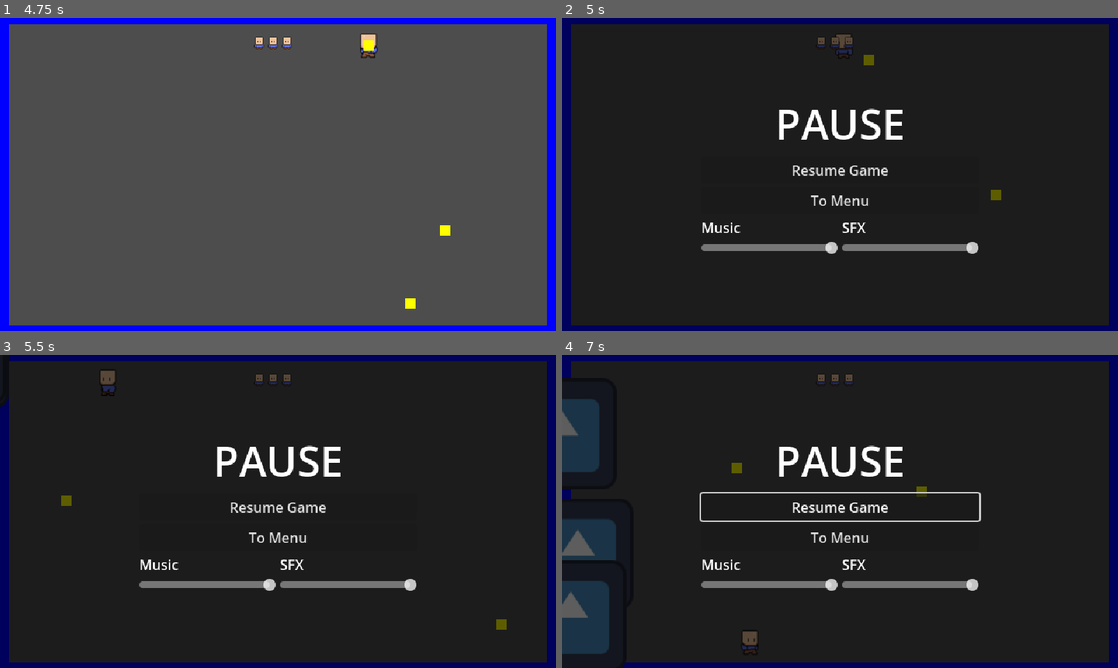
Above: before the commit, frames 1-4 (two rows, left to right).
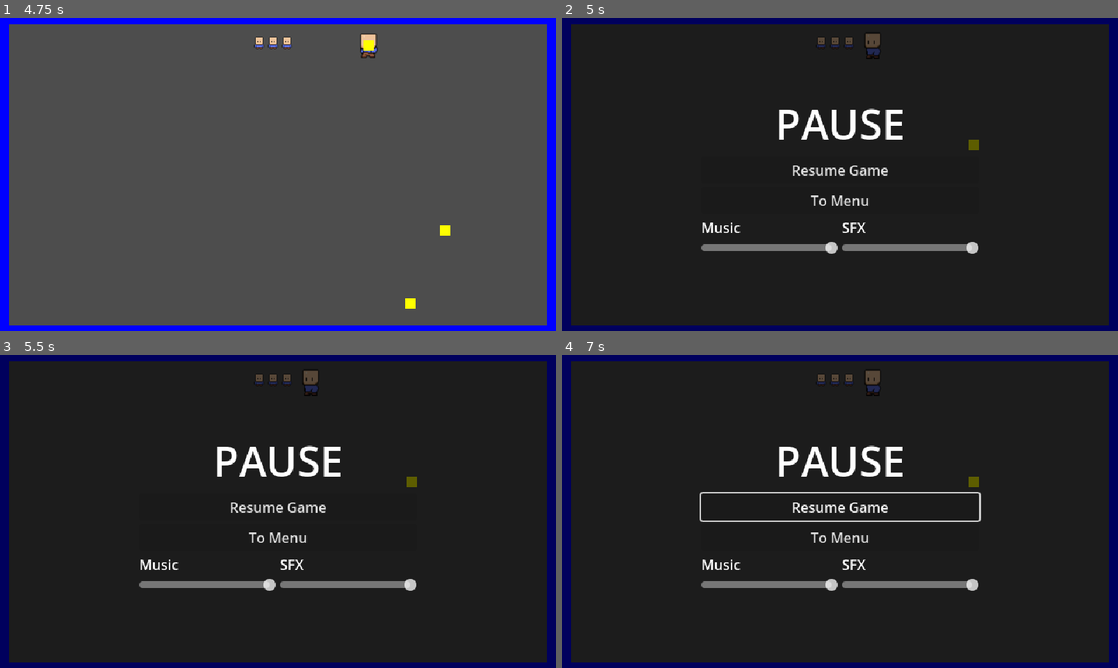
Above: after the commit, the same moments.

Repository: KDing0/GGJGodot
Game: Godot game, scene res://Misc/GameManager.tscn
Two runs of this game, one before a commit and one after it. Both use one fixed random seed, a clock stepped at 60 frames per second and the inputs below. The engine's default icon, where the game draws it, is replaced by a stand-in: a white triangle on a blue panel in a dark square.
Inputs (mouse positions are in pixels of both pictures, inside the frame that each line leads up to):
- Up to frame 1 (4.75 s): click "Start Game" at 0.5 s; tap Enter at 1.25 s; move the mouse to (400, 158) at 1.27 s; press the mouse at (400, 158) at 1.28 s; hold Right (player_right) 1.28-2.03 s; move the mouse to (166, 190) at 2.02 s; release the mouse at (166, 190) at 2.03 s; hold Down (player_down) 2.03-2.78 s; click (166, 190) at 2.1 s; move the mouse to (333, 105) at 2.77 s; press the mouse at (333, 105) at 2.78 s; hold Right (player_right) 2.78-3.53 s; move the mouse to (250, 237) at 3.52 s; release the mouse at (250, 237) at 3.53 s; hold Up (player_up) 3.53-4.28 s; click (250, 237) at 3.6 s; move the mouse to (444, 221) at 4.27 s; press the mouse at (444, 221) at 4.28 s; hold Left (player_left) from 4.28 s (still down)
- Up to frame 2 (5 s): keep holding Left (player_left); tap Escape (pause_game) at 4.9 s
- Up to frame 3 (5.5 s): keep holding Left (player_left); move the mouse to (111, 464) at 5.02 s; release the mouse at (111, 464) at 5.03 s; click (111, 464) at 5.1 s
- Up to frame 4 (7 s): move the mouse to (867, 511) at 5.77 s; release Left (player_left) at 5.78 s; press the mouse at (867, 511) at 5.78 s; hold Down (player_down) 5.78-6.53 s; move the mouse to (756, 433) at 6.52 s; release the mouse at (756, 433) at 6.53 s; hold Right (player_right) from 6.53 s (still down); click (756, 433) at 6.6 s

Frame 1 is identical in both runs. In frame 2, 0.4% of the frame differs, in the area x 49-79%, y 5-59%; in frame 3, 0.7%; in frame 4, 5.9%, in the area x 0-75%, y 5-100%.

Commit message:
Pause menu also pauses game now

Diff:
--- a/src/Misc/GameManager.gd
+++ b/src/Misc/GameManager.gd
@@ -47,6 +47,7 @@
 	if currentState != States.INGAME:
 		return
 
+	get_tree().paused = true
 	var scene_pauseMenu = preload(sceneStr_pauseMenu)
 	var instance_pauseMenu = scene_pauseMenu.instantiate()
 
@@ -63,6 +64,7 @@
 	if currentState != States.INGAME:
 		return
 
+	get_tree().paused = true
 	var scene_gameOverMenu = preload(sceneStr_gameOver)
 	var instance_gameOverMenu = scene_gameOverMenu.instantiate()
 
@@ -77,6 +79,8 @@
 	if currentState != States.MAIN_MENU:
 		return
 
+	get_tree().paused = false
+	Livecounter.reset()
 	# create game instance
 	var scene_game = preload(sceneStr_game)
 	var instance_game = scene_game.instantiate()
@@ -93,6 +97,7 @@
 	if currentState != States.PAUSE_MENU:
 		return
 
+	get_tree().paused = false
 	currentState = States.INGAME
 	self.get_child(1).queue_free()
 
--- a/src/Misc/GameManager.tscn
+++ b/src/Misc/GameManager.tscn
@@ -3,4 +3,5 @@
 [ext_resource type="Script" path="res://Misc/GameManager.gd" id="1_427ov"]
 
 [node name="Root" type="Node"]
+process_mode = 3
 script = ExtResource("1_427ov")
--- a/src/UI/Livecounter.gd
+++ b/src/UI/Livecounter.gd
@@ -1,3 +1,6 @@
 extends Node
 
 var lives = 3
+
+func reset():
+	lives = 3
--- a/src/gamescene.tscn
+++ b/src/gamescene.tscn
@@ -252,6 +252,7 @@
 r_scale_multi_scale_variation = Vector3(0, 0, 0)
 
 [node name="Node2D" type="Node2D"]
+process_mode = 1
 script = ExtResource("1_sor5h")
 
 [node name="GameController" type="Node" parent="."]
